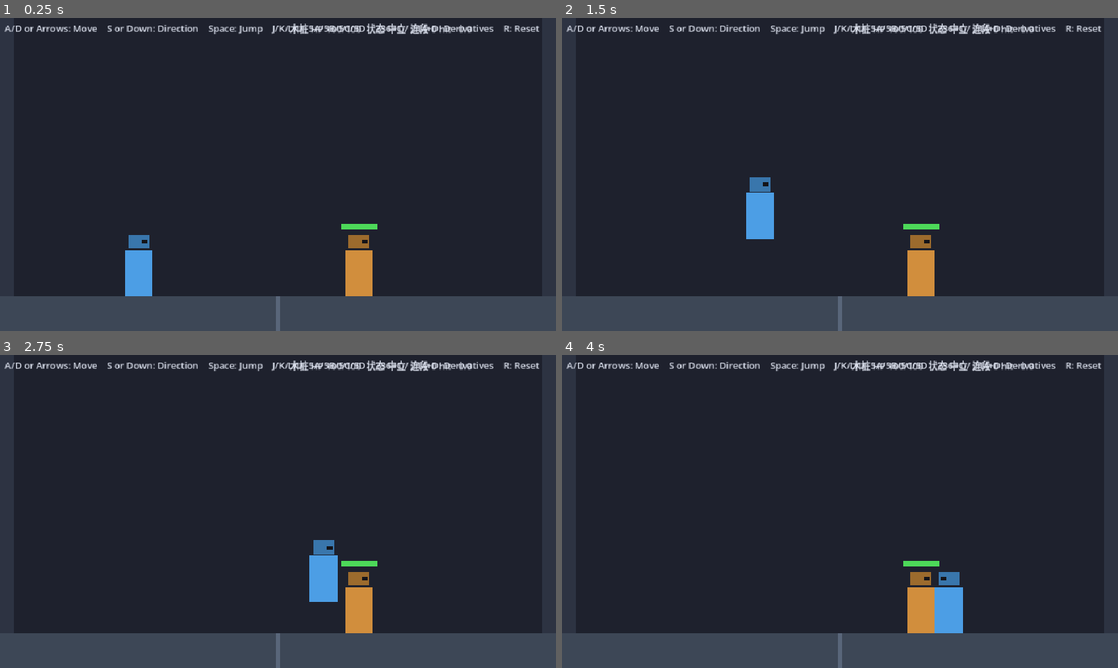
Above: before the commit, frames 1-4 (two rows, left to right).
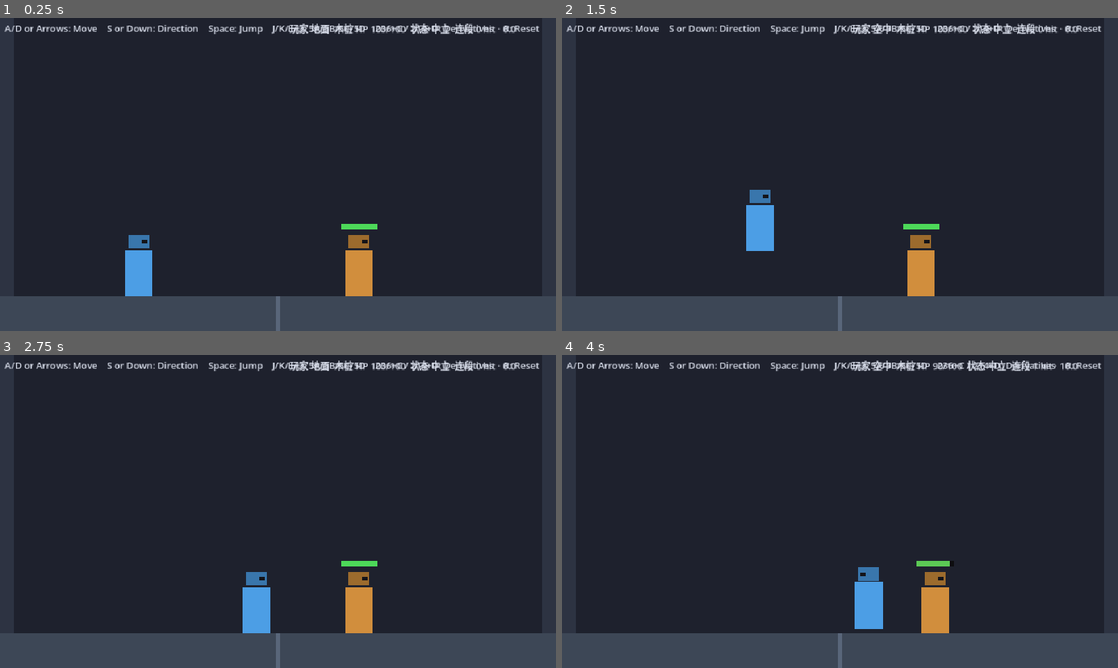
Above: after the commit, the same moments.

Repository: QzKING2023/personal-ftg-demo
Game: Godot game, scene res://scenes/main.tscn
Same seed, same stepped clock (60 frames per second), same inputs: the game is played once before the commit and once after it.
Inputs (mouse positions are in pixels of both pictures, inside the frame that each line leads up to):
- Up to frame 1 (0.25 s): no input
- Up to frame 2 (1.5 s): tap Enter at 0.5 s; move the mouse to (962, 158) at 0.52 s; hold D (move_right) 0.53-1.28 s; tap J (attack_a) at 0.6 s; click (962, 158) at 0.67 s; tap Space (jump) at 0.77, 1.07 s; tap L (attack_c) at 0.8, 1.35 s; move the mouse to (728, 190) at 1.27 s; hold S (move_down) from 1.28 s (still down)
- Up to frame 3 (2.75 s): tap Space (jump) at 1.52, 1.55, 1.82, 2.1 s; move the mouse to (333, 442) at 2.02 s; release S (move_down) at 2.03 s; hold D (move_right) from 2.03 s (still down); tap J (attack_a) at 2.3 s
- Up to frame 4 (4 s): move the mouse to (812, 574) at 2.77 s; tap J (attack_a) at 2.85 s; click (812, 574) at 2.92 s; tap Space (jump) at 3.02, 3.32, 3.77, 3.8 s; tap L (attack_c) at 3.05 s; move the mouse to (1006, 558) at 3.52 s; release D (move_right) at 3.53 s; hold A (move_left) from 3.53 s (still down); tap K (attack_b) at 3.6 s

The runs differ from the first frame. In frame 1, 0.7% of the frame differs, in the area x 52-93%, y 1-6%; in frame 2, 1.2%; in frame 3, 2.5%; in frame 4, 3.2%, in the area x 52-93%, y 1-89%.

Commit message:
feat: jump cancel 与首次空中追击 (issue 04)

Diff:
--- a/scripts/combat/combat_session.gd
+++ b/scripts/combat/combat_session.gd
@@ -80,6 +80,9 @@
 
 ## 本帧开放的命中确认取消目标（招式 id）。
 var _cancel_targets: Array[String] = []
+## jump cancel 开放的空中追击起手招式（Space 取消命中确认招式后保留连段；
+## 落地仍未接续时资格作废并结束连段）。
+var _jump_cancel_followups: Array[String] = []
 
 
 func _init(move_table: Dictionary = {}) -> void:
@@ -120,6 +123,7 @@
 	_direction_history.clear()
 	_last_direction_digit = 5
 	_cancel_targets.clear()
+	_jump_cancel_followups.clear()
 
 
 ## 结算一个物理帧，返回该帧产生的战斗事件（按结算发生顺序排列）。
@@ -247,7 +251,7 @@
 func _phase_motion(events: Array[CombatEvent]) -> void:
 	## 4. 运动/落地/自然受身：先按已应用的速度积分位置，再处理落地、
 	## 身体重叠与木桩自然受身；招式帧计数也在本阶段末尾推进。
-	_motion_player()
+	_motion_player(events)
 	_motion_dummy(events)
 	_resolve_body_overlap()
 	_advance_move(events)
@@ -257,12 +261,7 @@
 	## 5. 取消判定：只有已命中确认、仍在取消窗口内且木桩仍处于可追击的受击状态时，
 	##    才开放本招配置的取消目标；挥空不产生任何取消资格。
 	_cancel_targets.clear()
-	if _current_move == null or not _move_hit_confirmed or not combo_active:
-		return
-	if not _dummy_pursuable():
-		return
-	var age := _frame_index - _hit_confirm_frame
-	if age < 0 or age > _current_move.cancel_window_frames:
+	if not _cancel_window_open():
 		return
 	for move_id in _current_move.cancel_targets:
 		var target := _moves.get(move_id) as MoveData
@@ -272,7 +271,9 @@
 
 func _phase_consume_buffer(events: Array[CombatEvent]) -> void:
 	## 6. 消费缓存：空闲时按缓存起手独立招式；命中确认取消窗口内按取消资格
-	##    转入下一招。取消资格不足或缓存已过期时输入作废。
+	##    转入下一招。jump cancel 后的空中追击起手按合法接续起手（只有配置的
+	##    起手招式获得资格，普通跳跃后的空中招式仍是独立招式）。
+	##    取消资格不足或缓存已过期时输入作废。
 	if _buffered_move_id != "":
 		var buffered := _moves.get(_buffered_move_id) as MoveData
 		if buffered != null and _stance_matches(buffered):
@@ -280,8 +281,11 @@
 				_start_move(_buffered_move_id, buffered, true)
 				_clear_buffer()
 			elif _current_move == null:
-				_start_move(_buffered_move_id, buffered, false)
+				var is_followup := combo_active and _jump_cancel_followups.has(_buffered_move_id)
+				_start_move(_buffered_move_id, buffered, is_followup)
 				_clear_buffer()
+				if is_followup:
+					_jump_cancel_followups.clear()
 	## 命中确认取消窗口关闭且没有接续时连段结束；木桩受击处理不受影响。
 	if _current_move != null and _move_hit_confirmed and combo_active \
 			and _frame_index - _hit_confirm_frame > _current_move.cancel_window_frames:
@@ -290,10 +294,25 @@
 
 # --- 运动细节 ---
 
-func _motion_player() -> void:
-	if player_on_ground and player_phase == PlayerPhase.NEUTRAL and _frame_input.jump_pressed:
-		player_velocity.y = GameParams.JUMP_VELOCITY
-		player_on_ground = false
+func _motion_player(events: Array[CombatEvent]) -> void:
+	## 跳跃与 jump cancel 都在运动阶段起跳：起跳帧当帧不加重力（与木桩浮空同一积分
+	## 方式，滞空恰为 PLAYER_JUMP_AIRTIME_FRAMES 帧）。jump cancel 需要招式配置、
+	## 命中确认、取消窗口与可追击木桩同时成立；起跳取消当前招式、保留连段并开放
+	## 配置的空中追击起手；普通跳跃只有地面中立姿态可用（空中 Space 一律无效）。
+	var jumped_this_frame := false
+	if _frame_input.jump_pressed and player_on_ground:
+		if player_phase == PlayerPhase.NEUTRAL:
+			player_velocity.y = -GameParams.jump_velocity()
+			player_on_ground = false
+			jumped_this_frame = true
+		elif _can_jump_cancel():
+			player_velocity.y = -GameParams.jump_velocity()
+			player_on_ground = false
+			jumped_this_frame = true
+			_jump_cancel_followups.clear()
+			_jump_cancel_followups.append_array(_current_move.jump_cancel_targets)
+			_clear_current_move()
+			player_phase = PlayerPhase.NEUTRAL
 	if player_phase == PlayerPhase.NEUTRAL:
 		var accel := GameParams.PLAYER_ACCELERATION
 		if not player_on_ground:
@@ -306,7 +325,7 @@
 	else:
 		# 出招期间水平输入失效，只保留摩擦减速。
 		player_velocity.x = move_toward(player_velocity.x, 0.0, GameParams.PLAYER_FRICTION * GameParams.PHYSICS_TICK)
-	if not player_on_ground:
+	if not player_on_ground and not jumped_this_frame:
 		player_velocity.y = minf(player_velocity.y + GameParams.GRAVITY * GameParams.PHYSICS_TICK, GameParams.MAX_FALL_SPEED)
 	player_position += player_velocity * GameParams.PHYSICS_TICK
 	player_position.x = clampf(player_position.x, GameParams.stage_left_limit(), GameParams.stage_right_limit())
@@ -314,9 +333,33 @@
 		player_position.y = GameParams.ground_stand_y()
 		if player_velocity.y > 0.0:
 			player_velocity.y = 0.0
+		var just_landed := not player_on_ground
 		player_on_ground = true
+		if just_landed and not _jump_cancel_followups.is_empty():
+			# jump cancel 后落地仍未接续空中追击：追击资格作废，连段以收招未接续结束。
+			_jump_cancel_followups.clear()
+			if combo_active and _current_move == null:
+				_end_combo(CombatEvent.ComboEndReason.MOVE_RECOVERED, events)
 	else:
 		player_on_ground = false
+
+
+func _can_jump_cancel() -> bool:
+	## jump cancel 资格：与动作键取消共用同一命中确认取消窗口，外加本招配置了
+	## 空中追击起手。（判定发生在运动阶段——起跳当帧就要积分位置；与第 5 阶段的
+	## 取消判定在受身边界帧可能相差一帧，但连段与追击资格的最终语义一致。）
+	return _cancel_window_open() and not _current_move.jump_cancel_targets.is_empty()
+
+
+func _cancel_window_open() -> bool:
+	## 命中确认取消窗口：已命中确认、连段仍活跃、木桩仍可追击，且命中后年龄
+	## 仍在窗口内（0–N 帧含两端）。动作键取消与 jump cancel 共用本判定。
+	if _current_move == null or not _move_hit_confirmed or not combo_active:
+		return false
+	if not _dummy_pursuable():
+		return false
+	var age := _frame_index - _hit_confirm_frame
+	return age >= 0 and age <= _current_move.cancel_window_frames
 
 
 func _tick_ground_hitstun(events: Array[CombatEvent]) -> void:
--- a/scripts/combat/move_data.gd
+++ b/scripts/combat/move_data.gd
@@ -44,6 +44,10 @@
 @export var cancel_window_frames := GameParams.CANCEL_WINDOW_FRAMES
 ## 收尾招式：命中后结束当前连段路线；不主动清除木桩的受击/倒地处理。
 @export var is_finisher := false
+## jump cancel 配置：命中确认后的取消窗口内允许 Space 取消起跳转入空中追击的
+## 空中起手招式 id 列表（如 ["jA"]）；空列表表示本招不支持 jump cancel。
+## 起跳不结束连段；落地仍未接续空中起手时追击资格作废。
+@export var jump_cancel_targets: Array[String] = []
 ## 方向派生记法："236C" 表示方向序列 236 + 动作键 C；空串为无方向要求的普通招式。
 ## 按下动作键时用方向历史尾部匹配；识别成功即消费方向序列并把缓存锁定为本招。
 @export var direction_derivation := ""
@@ -68,8 +72,9 @@
 
 
 ## 默认招式表：招式 id → 招式。
-## 地面稳定路线 5A → 5B → 5D；A/B/C/D 语义独立表达——A 起手（可取消进 5B/236C）、
-## B 连接（可取消进 5D/214D）、C 地面浮空（LAUNCH）、D 收尾；236C/214D 为方向派生。
+## 地面稳定路线 5A → 5B → 5D；A/B/C/D 语义独立表达——A 地面起手兼空中追击（jA）、
+## B 连接（可取消进 5D/214D）、C 地面浮空（LAUNCH，可 jump cancel 进 jA）、D 收尾；
+## 236C/214D 为方向派生；jA 为 jump cancel 后的空中追击起手（jB/jD 随空中路线配置）。
 static func default_table() -> Dictionary:
 	var starter := MoveData.new()
 	starter.move_name = "5A"
@@ -97,6 +102,7 @@
 	launcher.base_damage = GameParams.MOVE_5C_DAMAGE
 	launcher.knockback = GameParams.MOVE_5C_KNOCKBACK
 	launcher.hit_result = HitResult.LAUNCH
+	launcher.jump_cancel_targets = ["jA"]
 
 	var derivative_launcher := MoveData.new()
 	derivative_launcher.move_name = "236C"
@@ -107,6 +113,16 @@
 	derivative_launcher.knockback = GameParams.MOVE_236C_KNOCKBACK
 	derivative_launcher.hit_result = HitResult.LAUNCH
 	derivative_launcher.direction_derivation = "236C"
+	derivative_launcher.jump_cancel_targets = ["jA"]
+
+	var air_starter := MoveData.new()
+	air_starter.move_name = "jA"
+	air_starter.stance = Stance.AIR
+	air_starter.startup_frames = GameParams.MOVE_JA_STARTUP_FRAMES
+	air_starter.active_frames = GameParams.MOVE_JA_ACTIVE_FRAMES
+	air_starter.recovery_frames = GameParams.MOVE_JA_RECOVERY_FRAMES
+	air_starter.base_damage = GameParams.MOVE_JA_DAMAGE
+	air_starter.knockback = GameParams.MOVE_JA_KNOCKBACK
 
 	var finisher := MoveData.new()
 	finisher.move_name = "5D"
@@ -127,7 +143,7 @@
 	derivative_finisher.is_finisher = true
 	derivative_finisher.direction_derivation = "214D"
 
-	for move: MoveData in [starter, linker, launcher, derivative_launcher, finisher, derivative_finisher]:
+	for move: MoveData in [starter, linker, launcher, derivative_launcher, air_starter, finisher, derivative_finisher]:
 		move.hitbox_size = GameParams.ATTACK_HITBOX_SIZE
 		move.hitbox_gap = GameParams.ATTACK_HITBOX_GAP
 		move.knockback_up = GameParams.float_launch_speed() if move.hit_result == HitResult.LAUNCH else GameParams.ATTACK_KNOCKBACK_UP
@@ -137,6 +153,7 @@
 		"5B": linker,
 		"5C": launcher,
 		"236C": derivative_launcher,
+		"jA": air_starter,
 		"5D": finisher,
 		"214D": derivative_finisher,
 	}
--- a/scripts/game_params.gd
+++ b/scripts/game_params.gd
@@ -19,7 +19,8 @@
 const PLAYER_ACCELERATION := 2600.0
 const PLAYER_FRICTION := 3000.0
 const PLAYER_AIR_CONTROL := 0.75
-const JUMP_VELOCITY := -540.0
+# 玩家跳跃默认滞空帧数；起跳速度由滞空帧数换算（与木桩浮空同一积分方式）。
+const PLAYER_JUMP_AIRTIME_FRAMES := 40
 const GRAVITY := 1400.0
 const MAX_FALL_SPEED := 1000.0
 
@@ -81,6 +82,13 @@
 const MOVE_214D_RECOVERY_FRAMES := 20
 const MOVE_214D_KNOCKBACK := 400.0
 
+# jA 空中追击起手（jump cancel 后的空中起手；普通命中不刷新木桩浮空滞空）。
+const MOVE_JA_DAMAGE := 8
+const MOVE_JA_STARTUP_FRAMES := 4
+const MOVE_JA_ACTIVE_FRAMES := 6
+const MOVE_JA_RECOVERY_FRAMES := 10
+const MOVE_JA_KNOCKBACK := 120.0
+
 # --- 受击反馈 ---
 const ATTACK_KNOCKBACK_UP := 110.0
 const HITSTUN_FRAMES := 12
@@ -140,6 +148,11 @@
 	return GRAVITY * PHYSICS_TICK * DUMMY_FLOAT_AIRTIME_FRAMES * 0.5
 
 
+## 给予 PLAYER_JUMP_AIRTIME_FRAMES 帧滞空所需的起跳速度（px/s），积分方式与浮空一致。
+static func jump_velocity() -> float:
+	return GRAVITY * PHYSICS_TICK * PLAYER_JUMP_AIRTIME_FRAMES * 0.5
+
+
 ## 角色身体中心允许的最小 x（贴左墙）。
 static func stage_left_limit() -> float:
 	return WALL_THICKNESS + BODY_SIZE.x * 0.5
--- a/scripts/main.gd
+++ b/scripts/main.gd
@@ -126,7 +126,9 @@
 		state_text = "浮空受击（%d）" % session.dummy_hitstun_left
 	elif session.dummy_state == CombatSession.DummyState.AIR_RECOVERED:
 		state_text = "空中已受身"
-	_dummy_status.text = "木桩 HP %d/%d  状态 %s  连段 %d hit · %.1f" % [
+	var posture := "空中" if not session.player_on_ground else "地面"
+	_dummy_status.text = "玩家 %s  木桩 HP %d/%d  状态 %s  连段 %d hit · %.1f" % [
+		posture,
 		roundi(session.dummy_hp),
 		GameParams.DUMMY_MAX_HP,
 		state_text,
--- a/tests/test_combat_session.gd
+++ b/tests/test_combat_session.gd
@@ -43,6 +43,14 @@
 	_test_independent_move_cannot_hit_floating_dummy()
 	_test_5A_cancels_into_236C_relaunch()
 	_test_5B_cancels_into_214D_finisher()
+	_test_jump_cancel_requires_hit_config_and_window()
+	_test_jump_cancel_236C_into_jA_pursuit()
+	_test_jump_cancel_5C_into_jA_pursuit()
+	_test_space_does_not_touch_action_buffer()
+	_test_no_double_jump_after_jump_cancel()
+	_test_jump_airtime_matches_param()
+	_test_jump_cancel_landing_without_pursuit_ends_combo()
+	_test_neutral_jump_jA_cannot_pursue()
 	print("")
 	if _failures == 0:
 		print("ALL SESSION TESTS PASSED")
@@ -258,7 +266,8 @@
 
 func _test_air_action_without_air_move_ignored() -> void:
 	# 招式表只配置地面招式：空中按下动作键不会起手，缓存也不会被消费。
-	var session := CombatSession.new()
+	# （默认表已配置 jA，空中 A 的起手行为由 jump cancel 测试覆盖。）
+	var session := CombatSession.new(_fast_single_move_table())
 	session.step(FrameInput.make(0, true))
 	session.step(FrameInput.new())
 	for i in range(12):
@@ -705,6 +714,205 @@
 	_check(session.dummy_state == CombatSession.DummyState.NEUTRAL, "dummy is neutral again after recovery")
 
 
+func _test_jump_cancel_requires_hit_config_and_window() -> void:
+	# jump cancel 门槛：招式配置（5C/236C）、命中确认（挥空不算）与取消窗口缺一不可；
+	# 不满足时 Space 不改变玩家与连段状态，收招后 Space 恢复为普通跳跃。
+	var whiff := CombatSession.new()
+	whiff.dummy_position = Vector2(900.0, GameParams.ground_stand_y())
+	var grounded_on_space := false
+	for frame in range(1, 28):
+		whiff.step(FrameInput.make(0, frame == 8, "C" if frame == 1 else ""))
+		if frame == 8:
+			grounded_on_space = whiff.player_on_ground
+	_check(grounded_on_space and whiff.combo_hits == 0 and not whiff.combo_active, "whiffed launcher ignores space during the move")
+	whiff.step(FrameInput.make(0, true))
+	_check(not whiff.player_on_ground, "space works again as a normal jump after the whiffed move recovers")
+
+	var plain := CombatSession.new()
+	plain.dummy_position = plain.player_position + Vector2(70, 0)
+	var unconfigured_state_ok := false
+	for frame in range(1, 10):
+		plain.step(FrameInput.make(0, frame == 7 or frame == 8, "A" if frame == 1 else ""))
+		if frame == 9:
+			unconfigured_state_ok = plain.player_on_ground and plain.player_move_id == "5A"
+	_check(unconfigured_state_ok, "hit move without jump cancel config ignores space")
+	_check(plain.combo_hits == 1 and plain.combo_active, "space on an unconfigured move leaves the combo state untouched")
+
+	var late := CombatSession.new()
+	late.dummy_position = late.player_position + Vector2(72, 0)
+	var end_frames: Array[int] = []
+	for frame in range(1, 21):
+		var input := _qcf_input(frame, 4, "C") if frame <= 4 else FrameInput.make(0, frame == 19)
+		var events := late.step(input)
+		if _combo_end_events(events, CombatEvent.ComboEndReason.CANCEL_WINDOW_CLOSED) > 0:
+			end_frames.append(frame)
+	_check(late.player_on_ground and not late.combo_active, "space after the cancel window cannot jump cancel")
+	_check(end_frames == [19], "combo ends from the closed cancel window, not from the space press")
+
+
+func _test_jump_cancel_236C_into_jA_pursuit() -> void:
+	# 高级路线前半段：236C 命中确认 → Space jump cancel 转入空中并保留连段 →
+	# A 起手 jA 空中追击。追击是普通命中：不刷新木桩滞空，木桩仍在原始浮空抛物线上落地。
+	var session := CombatSession.new()
+	session.dummy_position = session.player_position + Vector2(72, 0)
+	var hit_frames: Array[int] = []
+	var land_frame := -1
+	var airborne_seen := false
+	var vy_before_pursuit := 0.0
+	var combo_end_frames: Array[int] = []
+	for frame in range(1, 80):
+		var input := _qcf_input(frame, 4, "C") if frame <= 4 else FrameInput.make(0, frame == 11, "A" if frame == 13 else "")
+		var events := session.step(input)
+		if _count_events(events, CombatEvent.Type.HIT) > 0:
+			hit_frames.append(frame)
+		if frame == 11:
+			_check(not session.player_on_ground, "space on the confirmed 236C lifts the player on the same frame")
+			_check(session.player_move_id == "" and session.player_phase == CombatSession.PlayerPhase.NEUTRAL, "jump cancel clears the launcher into neutral air")
+			_check(session.combo_active and session.combo_hits == 1, "jump cancel keeps the combo alive for air pursuit")
+		if frame == 14:
+			_check(session.player_move_id == "jA", "air action after jump cancel starts the jA pursuit move")
+			_check(not session.player_on_ground, "jA starts while airborne")
+		if frame == 16:
+			vy_before_pursuit = session.dummy_velocity.y
+		if frame == 17:
+			_check(session.dummy_state == CombatSession.DummyState.GROUND_HITSTUN and not session.dummy_on_ground, "jA pursuit keeps the dummy airborne in normal hitstun")
+			_check(is_equal_approx(session.dummy_velocity.y, vy_before_pursuit + GameParams.GRAVITY * GameParams.PHYSICS_TICK), "pursuit hit does not refresh the float arc")
+		if frame > 10:
+			if session.dummy_on_ground:
+				if airborne_seen and land_frame == -1:
+					land_frame = frame
+			else:
+				airborne_seen = true
+		if _combo_end_events(events, CombatEvent.ComboEndReason.CANCEL_WINDOW_CLOSED) > 0:
+			combo_end_frames.append(frame)
+	_check(hit_frames == [10, 17], "236C hits on frame 10 and the pursued jA connects on frame 17")
+	_check(session.combo_hits == 2 and not session.combo_active, "route counts two hits and ends when jA's cancel window closes")
+	_check(combo_end_frames == [26], "combo ends nine frames after the jA hit")
+	_check(land_frame == 10 + GameParams.DUMMY_FLOAT_AIRTIME_FRAMES, "dummy lands exactly one float airtime after the launcher, unrefreshed by the pursuit")
+	_check(_approx(session.dummy_hp, GameParams.DUMMY_MAX_HP - GameParams.MOVE_236C_DAMAGE - GameParams.MOVE_JA_DAMAGE * 0.9), "route damage is 236C full plus decayed jA")
+
+
+func _test_jump_cancel_5C_into_jA_pursuit() -> void:
+	# 5C 与 236C 同样配置 jump cancel：C 语义命中 → Space → jA 空中追击计数第二击。
+	var session := CombatSession.new()
+	session.dummy_position = session.player_position + Vector2(70, 0)
+	var hit_frames: Array[int] = []
+	for frame in range(1, 30):
+		var key := ""
+		if frame == 1:
+			key = "C"
+		elif frame == 10:
+			key = "A"
+		var events := session.step(FrameInput.make(0, frame == 8, key))
+		if _count_events(events, CombatEvent.Type.HIT) > 0:
+			hit_frames.append(frame)
+	_check(hit_frames == [7, 14], "5C hits on frame 7 and the jump-canceled jA connects on frame 14")
+	_check(session.combo_hits == 2, "jA pursuit after 5C counts as the second combo hit")
+
+
+func _test_space_does_not_touch_action_buffer() -> void:
+	# Space 与动作键缓存完全独立：5A 命中后按 Space（5A 未配置 jump cancel）不缓存、
+	# 不消费也不覆盖动作键，随后输入的 B 仍按缓存取消进 5B。
+	var session := CombatSession.new()
+	session.dummy_position = session.player_position + Vector2(70, 0)
+	for frame in range(1, 17):
+		var key := ""
+		if frame == 1:
+			key = "A"
+		elif frame == 9:
+			key = "B"
+		session.step(FrameInput.make(0, frame == 7, key))
+		if frame == 8:
+			_check(session.player_on_ground and session.player_move_id == "5A", "space neither jumps nor disturbs the ongoing move")
+		if frame == 10:
+			_check(session.player_move_id == "5B", "action buffer survives the space press and still cancels 5A into 5B")
+	_check(session.combo_hits == 2, "the buffered cancel still extends the combo")
+
+
+func _test_no_double_jump_after_jump_cancel() -> void:
+	# jump cancel 转入空中后 Space 不再起跳：无二段跳、无第二次向上速度，
+	# 落地帧仍恰为起跳帧 + PLAYER_JUMP_AIRTIME_FRAMES。
+	var session := CombatSession.new()
+	session.dummy_position = session.player_position + Vector2(72, 0)
+	var jump_cancel_frame := -1
+	var land_frame := -1
+	var second_impulse_seen := false
+	for frame in range(1, 60):
+		var input := _qcf_input(frame, 4, "C") if frame <= 4 else FrameInput.make(0, frame == 11 or frame == 16 or frame == 21 or frame == 26)
+		session.step(input)
+		if frame == 11:
+			jump_cancel_frame = frame
+		if jump_cancel_frame != -1 and land_frame == -1:
+			if session.player_on_ground:
+				land_frame = frame
+			elif frame > jump_cancel_frame + 2 and session.player_velocity.y < -GameParams.jump_velocity() * 0.9:
+				second_impulse_seen = true
+	_check(jump_cancel_frame == 11 and not second_impulse_seen, "air space presses never grant a second upward impulse")
+	_check(land_frame == jump_cancel_frame + GameParams.PLAYER_JUMP_AIRTIME_FRAMES, "airtime after jump cancel stays exactly the configured frames with no double jump")
+
+
+func _test_jump_airtime_matches_param() -> void:
+	# 默认参数：玩家跳跃持续 40 个物理帧、木桩浮空滞空 48 个物理帧（滞空由参数换算）。
+	var session := CombatSession.new()
+	session.dummy_position = Vector2(100.0, GameParams.ground_stand_y())
+	var jump_frame := 5
+	var land_frame := -1
+	for frame in range(1, 60):
+		session.step(FrameInput.make(0, frame == jump_frame))
+		if land_frame == -1 and frame > jump_frame and session.player_on_ground:
+			land_frame = frame
+	_check(land_frame == jump_frame + GameParams.PLAYER_JUMP_AIRTIME_FRAMES, "neutral jump lasts exactly the configured airtime frames")
+	_check(GameParams.PLAYER_JUMP_AIRTIME_FRAMES == 40 and GameParams.DUMMY_FLOAT_AIRTIME_FRAMES == 48, "default airtime params are 40-frame jump and 48-frame float")
+
+
+func _test_jump_cancel_landing_without_pursuit_ends_combo() -> void:
+	# jump cancel 后始终不接空中起手：玩家落地当帧追击资格作废，连段以收招未接续结束；
+	# 木桩浮空处理不受影响（长浮空硬直下木桩仍在浮空受击中）。
+	var table := MoveData.default_table()
+	(table["5C"] as MoveData).hitstun_frames = 60
+	var session := CombatSession.new(table)
+	session.dummy_position = session.player_position + Vector2(70, 0)
+	var end_frames: Array[int] = []
+	var end_reasons: Array[int] = []
+	var dummy_state_at_end := CombatSession.DummyState.NEUTRAL
+	for frame in range(1, 50):
+		var events := session.step(FrameInput.make(0, frame == 8, "C" if frame == 1 else ""))
+		for event in events:
+			if event.type == CombatEvent.Type.COMBO_ENDED:
+				end_frames.append(frame)
+				end_reasons.append(event.combo_end_reason)
+				dummy_state_at_end = session.dummy_state
+	_check(end_frames == [48], "combo ends exactly when the player lands without air pursuit")
+	_check(end_reasons == [CombatEvent.ComboEndReason.MOVE_RECOVERED], "landing without pursuit ends the combo as an unrecovered cancel")
+	_check(session.combo_hits == 1, "combo stops counting at the launcher hit")
+	_check(dummy_state_at_end == CombatSession.DummyState.AIR_HITSTUN, "landing without pursuit leaves the dummy's float handling untouched")
+
+
+func _test_neutral_jump_jA_cannot_pursue() -> void:
+	# 收招断连后的普通跳跃不产生追击资格：空中 jA 即使把浮空木桩摆进命中框也打不中。
+	var session := CombatSession.new()
+	session.dummy_position = session.player_position + Vector2(70, 0)
+	var hit_frames: Array[int] = []
+	for frame in range(1, 50):
+		var key := ""
+		if frame == 1:
+			key = "C"
+		elif frame == 32:
+			key = "A"
+		if frame == 31:
+			# 木桩仍在浮空受击中：摆进 jA 命中框并停住，验证资格而非几何挡住追击。
+			session.dummy_position = session.player_position + Vector2(70, -15)
+			session.dummy_velocity = Vector2.ZERO
+		var events := session.step(FrameInput.make(0, frame == 30, key))
+		if _count_events(events, CombatEvent.Type.HIT) > 0:
+			hit_frames.append(frame)
+		if frame == 34:
+			_check(session.player_move_id == "jA", "air action during a plain jump still starts jA")
+			_check(session.dummy_state == CombatSession.DummyState.AIR_HITSTUN, "dummy is still in float hitstun inside the attack rect")
+	_check(hit_frames == [7], "neutral-jump jA cannot pursue the floating dummy")
+	_check(session.combo_hits == 1, "combo count stays at the launcher hit")
+
+
 # --- 辅助 ---
 
 ## 从出招到回中立完整走一遍（第 1 帧按下动作键 A）。
--- a/tests/test_smoke.gd
+++ b/tests/test_smoke.gd
@@ -24,6 +24,7 @@
 	await _test_attack_range(session)
 	await _test_ground_combo_display(main, session)
 	await _test_direction_derivative_and_float(main, session)
+	await _test_jump_cancel_air_pursuit(main, session)
 	await _test_reset(main)
 	print("")
 	if _failures == 0:
@@ -221,6 +222,78 @@
 	_check(_approx_hp(session.dummy_hp, hp_before - GameParams.MOVE_236C_DAMAGE), "236C applies its own base damage")
 
 
+func _test_jump_cancel_air_pursuit(main: Node2D, session: CombatSession) -> void:
+	# 键盘完整走通 jump cancel 前半段：236C 命中 → Space 取消起跳（连段保留、
+	# 姿态转空中）→ A 起手 jA 空中追击命中；追击不刷新滞空，木桩照常落地。
+	for i in 60:
+		await physics_frame
+		if session.player_phase == CombatSession.PlayerPhase.NEUTRAL and session.dummy_state == CombatSession.DummyState.NEUTRAL:
+			break
+	session.player_position = Vector2(GameParams.PLAYER_SPAWN_X, GameParams.ground_stand_y())
+	session.player_velocity = Vector2.ZERO
+	session.player_facing = 1
+	session.dummy_position = session.player_position + Vector2(72, 0)
+	session.dummy_velocity = Vector2.ZERO
+	var hp_before := session.dummy_hp
+	await physics_frame
+	Input.action_press("move_down")
+	await physics_frame
+	Input.action_press("move_right")
+	await physics_frame
+	Input.action_release("move_down")
+	await physics_frame
+	Input.action_press("attack_c")
+	await physics_frame
+	Input.action_release("attack_c")
+	Input.action_release("move_right")
+	# action_press 要到下一个物理帧才会被 just_pressed 消费：轮询等待派生锁定与命中。
+	var locked := false
+	for i in 6:
+		await physics_frame
+		if session.player_move_id == "236C":
+			locked = true
+			break
+	_check(locked, "keyboard 236 then C locks the derivative for the jump cancel route")
+	var jumped := false
+	for i in 10:
+		await physics_frame
+		if session.dummy_hp < hp_before:
+			Input.action_press("jump")
+			await physics_frame
+			Input.action_release("jump")
+			# 注入的按键在下一个物理帧才被消费：多等一帧再观察 jump cancel 结果。
+			await physics_frame
+			jumped = true
+			break
+	_check(jumped, "236C lands to open the jump cancel window")
+	_check(not session.player_on_ground, "jump cancel lifts the player into the air")
+	_check(session.player_move_id == "" and session.combo_active, "jump cancel clears the move but keeps the combo alive")
+	var status: Label = main.get_node("DummyStatus")
+	var saw_air_posture := false
+	Input.action_press("attack_a")
+	await physics_frame
+	Input.action_release("attack_a")
+	var pursuit_hit := false
+	for i in 20:
+		await physics_frame
+		saw_air_posture = saw_air_posture or status.text.contains("玩家 空中")
+		if session.combo_hits == 2:
+			pursuit_hit = true
+			break
+	_check(session.player_move_id == "jA" or pursuit_hit, "air action after jump cancel starts the jA pursuit move")
+	_check(saw_air_posture, "status display shows the airborne player posture")
+	_check(pursuit_hit, "jA pursuit lands as the second combo hit via keyboard input")
+	var landed := false
+	for i in 60:
+		await physics_frame
+		if session.player_on_ground and session.dummy_on_ground:
+			landed = true
+			break
+	_check(landed, "player and dummy both land after the pursuit")
+	_check(session.combo_hits == 2, "no extra hits: the pursuit does not refresh the float for another launch")
+	_check(session.dummy_hp == hp_before - GameParams.MOVE_236C_DAMAGE - GameParams.MOVE_JA_DAMAGE * 0.9, "route damage is 236C full plus decayed jA")
+
+
 func _approx_hp(value: float, expected: float) -> bool:
 	return absf(value - expected) < 0.05
 
Not shown, changed: .scratch/ftg-combo/issues/04-jump-cancel-first-air-pursuit.md
